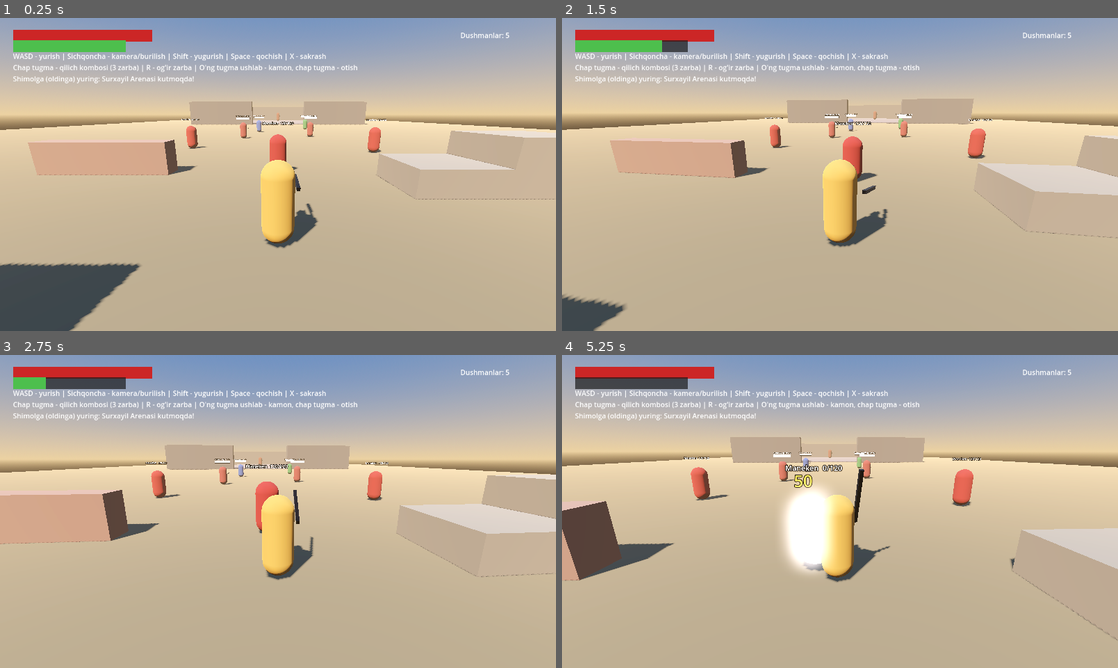
Above: before the commit, frames 1-4 (two rows, left to right).
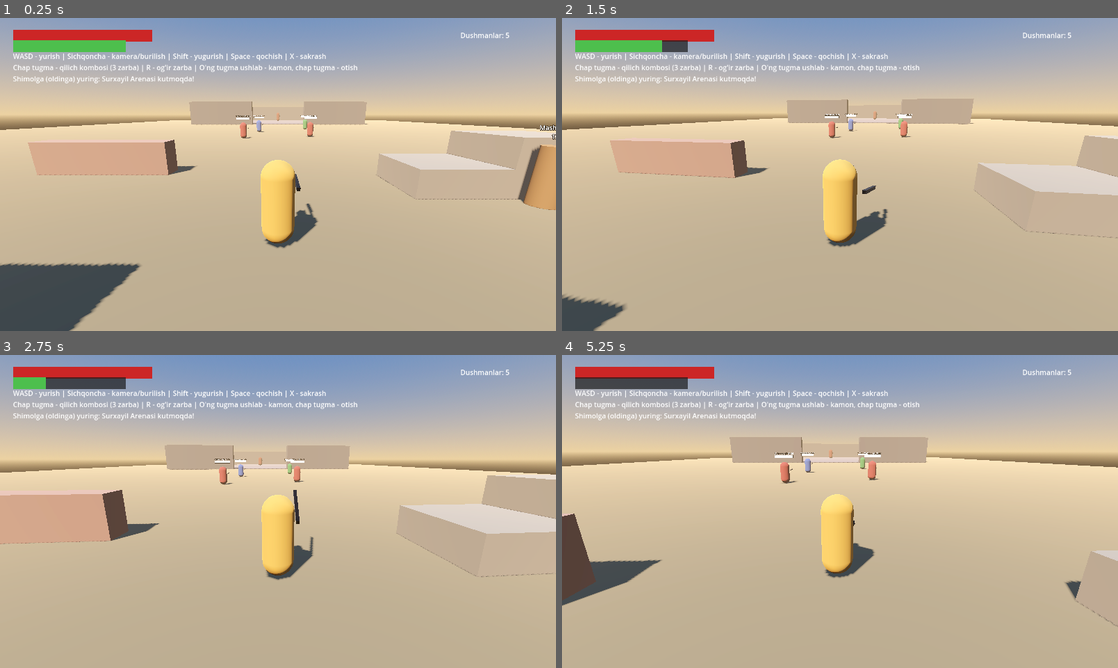
Above: after the commit, the same moments.

Repository: sardorergashev09uzb-commits/yangi
Game: Godot game, scene res://scenes/main.tscn
The game is run twice, just before and just after one commit, with the same random seed, the same clock (stepped at 60 frames per second) and the same inputs.
Inputs (mouse positions are in pixels of both pictures, inside the frame that each line leads up to):
- Up to frame 1 (0.25 s): no input
- Up to frame 2 (1.5 s): move the mouse to (867, 174) at 0.52 s; hold W (move_forward) from 0.53 s (still down); tap R (attack_heavy) at 0.6 s; click (867, 174) at 0.67 s; tap X (jump) at 0.77 s; move the mouse to (812, 174) at 1.27 s; right-click (812, 174) at 1.35 s; click (812, 174) at 1.42 s
- Up to frame 3 (2.75 s): keep holding W (move_forward); tap X (jump) at 1.52 s; tap R (attack_heavy) at 1.55, 2.1 s; move the mouse to (289, 505) at 2.02 s; click (289, 505) at 2.17 s
- Up to frame 4 (5.25 s): keep holding W (move_forward); move the mouse to (834, 517) at 2.77 s; click (834, 517) at 2.85 s; tap X (jump) at 3.02, 3.77, 4.52 s; tap R (attack_heavy) at 3.05, 3.8, 4.55, 5.1 s; move the mouse to (878, 514) at 3.52 s; tap Space (dodge) at 3.6 s; click (878, 514) at 3.67 s; move the mouse to (795, 508) at 4.27 s; tap Shift (sprint) at 4.35 s; click (795, 508) at 4.42 s; move the mouse to (845, 511) at 5.02 s; click (845, 511) at 5.17 s

The runs differ from the first frame. In frame 1, 1.8% of the frame differs, in the area x 32-100%, y 32-62%; in frame 2, 0.9%; in frame 3, 0.9%; in frame 4, 8.4%, in the area x 0-100%, y 26-92%.

Commit message:
Tuzatish: Maneken qayta jonlanishi to'xtatildi, o'limda qotib qolish bartaraf etildi, arena va dushmanlar qayta tiklanishi to'liq ishlandi

Diff:
--- a/scripts/autoload/fx.gd
+++ b/scripts/autoload/fx.gd
@@ -1,17 +1,22 @@
 extends Node
-## Umumiy effektlar: hit-stop (zarba paytida vaqtni sekinlatish).
+## Umumiy effektlar: hit-stop (zarba paytida vaqtni sekinlatish) va sonlar qalqishi.
 
 var _stopping := false
+
 
 func hit_stop(duration: float, slow := 0.05) -> void:
 	if _stopping:
 		return
 	_stopping = true
 	Engine.time_scale = slow
-	# 4-parametr: real vaqtda hisoblaydi (time_scale ta'sir qilmaydi)
 	await get_tree().create_timer(duration, true, false, true).timeout
 	Engine.time_scale = 1.0
 	_stopping = false
+
+
+func reset() -> void:
+	_stopping = false
+	Engine.time_scale = 1.0
 
 
 func popup(world_pos: Vector3, amount: float, color := Color(1.0, 0.9, 0.3)) -> void:
--- a/scripts/enemies/boss_surxayil.gd
+++ b/scripts/enemies/boss_surxayil.gd
@@ -116,7 +116,7 @@
 
 	_cooldown -= delta
 
-	if state == State.DEAD or state == State.DORMANT or _player == null:
+	if state == State.DEAD or state == State.DORMANT or _player == null or _player.state == Player.State.DEAD:
 		velocity.x = move_toward(velocity.x, 0.0, 20.0 * delta)
 		velocity.z = move_toward(velocity.z, 0.0, 20.0 * delta)
 		velocity.y -= gravity * delta
@@ -392,3 +392,21 @@
 	t.tween_property(_body, "rotation:x", -PI / 2.0, 0.8)
 	t.parallel().tween_property(_body, "position:y", 0.5, 0.8)
 	t.parallel().tween_property(_weapon_pivot, "position:y", 0.4, 0.8)
+
+
+func reset_boss(spawn_pos: Vector3) -> void:
+	if state == State.DEAD:
+		return
+	global_position = spawn_pos
+	velocity = Vector3.ZERO
+	health = max_health
+	phase = 1
+	state = State.DORMANT
+	_timer = 0.0
+	_cooldown = 1.0
+	_body.rotation = Vector3.ZERO
+	_body.scale = Vector3.ONE
+	_body.position.y = 1.6
+	_weapon_pivot.rotation_degrees = Vector3.ZERO
+	_mat.emission_energy_multiplier = 0.0
+	_weapon_mat.emission_energy_multiplier = 0.0
--- a/scripts/enemies/enemy.gd
+++ b/scripts/enemies/enemy.gd
@@ -122,7 +122,12 @@
 		_player = get_tree().get_first_node_in_group("player") as Player
 	_cooldown -= delta
 
-	if state == State.DEAD or _player == null:
+	var player_alive := _player != null and _player.state != Player.State.DEAD
+
+	if state == State.DEAD or _player == null or not player_alive:
+		_release_token()
+		if state != State.DEAD and state != State.IDLE:
+			state = State.IDLE
 		velocity.x = move_toward(velocity.x, 0.0, 20.0 * delta)
 		velocity.z = move_toward(velocity.z, 0.0, 20.0 * delta)
 		velocity.y -= gravity * delta
@@ -133,7 +138,6 @@
 	to_player.y = 0.0
 	var dist := to_player.length()
 	var dir := to_player / dist if dist > 0.01 else Vector3.ZERO
-	var player_alive := _player.state != Player.State.DEAD
 
 	match state:
 		State.IDLE:
@@ -382,3 +386,14 @@
 	died.emit(self)
 	await get_tree().create_timer(3.0).timeout
 	queue_free()
+
+
+func reset_to_spawn(spawn_pos: Vector3) -> void:
+	if state == State.DEAD:
+		return
+	global_position = spawn_pos
+	velocity = Vector3.ZERO
+	health = max_health
+	state = State.IDLE
+	_release_token()
+	_update_label()
--- a/scripts/player/camera_rig.gd
+++ b/scripts/player/camera_rig.gd
@@ -47,6 +47,10 @@
 		var k := mouse_sensitivity * (0.7 if aiming else 1.0)
 		yaw -= event.relative.x * k
 		pitch = clampf(pitch - event.relative.y * k, min_pitch, max_pitch)
+	elif event is InputEventMouseButton and event.pressed:
+		# Sichqoncha bosilganda avtomatik kursor o'yinga bog'lanadi (qotib qolmaslik uchun)
+		if Input.mouse_mode != Input.MOUSE_MODE_CAPTURED:
+			Input.mouse_mode = Input.MOUSE_MODE_CAPTURED
 	elif event.is_action_pressed("pause"):
 		if Input.mouse_mode == Input.MOUSE_MODE_CAPTURED:
 			Input.mouse_mode = Input.MOUSE_MODE_VISIBLE
--- a/scripts/player/player.gd
+++ b/scripts/player/player.gd
@@ -367,12 +367,15 @@
 
 func _die() -> void:
 	state = State.DEAD
+	Engine.time_scale = 1.0
+	FX.reset()
 	aiming = false
 	rig.aiming = false
 	model.visible = true
 	model.rotation.x = -PI / 2.0
 	died.emit()
-	await get_tree().create_timer(2.5).timeout
+	# ignore_time_scale = true: sekinlashish yoki time_scale ta'sirida qotib qolmasligini ta'minlaydi
+	await get_tree().create_timer(1.8, true, false, true).timeout
 	global_position = _spawn
 	velocity = Vector3.ZERO
 	model.rotation.x = 0.0
--- a/scripts/ui/hud.gd
+++ b/scripts/ui/hud.gd
@@ -39,11 +39,12 @@
 	_charge_bar.visible = false
 
 	_death_label = Label.new()
-	_death_label.text = "Alpamish yiqildi..."
-	_death_label.add_theme_font_size_override("font_size", 48)
-	_death_label.add_theme_color_override("font_color", Color(0.8, 0.1, 0.1))
-	_death_label.set_anchors_preset(Control.PRESET_CENTER)
-	_death_label.position += Vector2(-200, -30)
+	_death_label.text = "ALPAMISH YIQILDI\nQayta tiklanmoqda..."
+	_death_label.horizontal_alignment = HORIZONTAL_ALIGNMENT_CENTER
+	_death_label.vertical_alignment = VERTICAL_ALIGNMENT_CENTER
+	_death_label.add_theme_font_size_override("font_size", 44)
+	_death_label.add_theme_color_override("font_color", Color(1.0, 0.2, 0.2))
+	_death_label.set_anchors_preset(Control.PRESET_FULL_RECT)
 	_death_label.visible = false
 	add_child(_death_label)
 
--- a/scripts/world/arena.gd
+++ b/scripts/world/arena.gd
@@ -4,11 +4,13 @@
 var _boss: BossSurxayil
 var _arena_gate: StaticBody3D
 var _fight_started := false
+var _boss_spawn := Vector3(0, 0, -90)
+var _enemy_spawns: Array[Dictionary] = []
 
 
 func _ready() -> void:
 	_build_environment()
-	# Asosiy maydon yeri (kengaytirildi)
+	# Asosiy maydon yeri
 	_box(Vector3(0, -0.5, -35), Vector3(100, 1, 150), Color(0.45, 0.38, 0.28))
 
 	# Mashg'ulot to'siqlari va rampasi
@@ -18,17 +20,16 @@
 	var ramp := _box(Vector3(-6, 0.9, 6), Vector3(5, 0.5, 8), Color(0.5, 0.5, 0.45))
 	ramp.rotation_degrees.x = 15
 
-	# Mashg'ulot manekenlari
-	for p in [Vector3(0, 0, -6), Vector3(7, 0, -12), Vector3(-7, 0, -14)]:
-		var d := Dummy.new()
-		d.position = p
-		add_child(d)
+	# Mashg'ulot yog'ochi (burchakda, dushmanga xalaqit bermaydi)
+	var dummy := Dummy.new()
+	dummy.position = Vector3(8, 0, -2)
+	add_child(dummy)
 
 	# Qalmoq soqchilari (yo'l bo'yida)
-	_enemy(Enemy.Kind.SWORD, Vector3(-4, 0, -22))
-	_enemy(Enemy.Kind.SWORD, Vector3(4, 0, -24))
-	_enemy(Enemy.Kind.SPEAR, Vector3(-3, 0, -32))
-	_enemy(Enemy.Kind.ARCHER, Vector3(5, 0, -38))
+	_spawn_enemy(Enemy.Kind.SWORD, Vector3(-4, 0, -22))
+	_spawn_enemy(Enemy.Kind.SWORD, Vector3(4, 0, -24))
+	_spawn_enemy(Enemy.Kind.SPEAR, Vector3(-3, 0, -32))
+	_spawn_enemy(Enemy.Kind.ARCHER, Vector3(5, 0, -38))
 
 	# Sinov tuzog'i
 	var trap := Trap.new()
@@ -38,6 +39,50 @@
 	# Surxayil Boss Arenasi (Shimolda, Z = -60 dan -105 gacha)
 	_build_boss_arena()
 
+	# O'yinchi qayta tirilganda arenani tiklash ulanishi
+	_connect_player_respawn.call_deferred()
+
+
+func _connect_player_respawn() -> void:
+	var player := get_tree().get_first_node_in_group("player") as Player
+	if player:
+		player.respawned.connect(_on_player_respawned)
+
+
+func _on_player_respawned() -> void:
+	_fight_started = false
+
+	# Arenadagi darvoza ochiladi
+	if _arena_gate:
+		var t := create_tween()
+		t.tween_property(_arena_gate, "position:y", -6.0, 0.5)
+
+	# Boss tirik bo'lsa, asl joyiga qaytarilib, uxlash holatiga o'tkaziladi
+	if _boss and is_instance_valid(_boss):
+		_boss.reset_boss(_boss_spawn)
+
+	# Tirik qolgan dushmanlar o'z joylariga qaytadi (o'lganlari qayta tug'ilmaydi!)
+	for item in _enemy_spawns:
+		var e: Enemy = item.node
+		if is_instance_valid(e) and not e.is_queued_for_deletion():
+			e.reset_to_spawn(item.pos)
+
+	# Maydondagi eski to'lqin yoki otilgan o'qlarni tozalash
+	for s in get_tree().get_nodes_in_group("projectiles"):
+		if is_instance_valid(s):
+			s.queue_free()
+	for child in get_children():
+		if child is Shockwave:
+			child.queue_free()
+
+
+func _spawn_enemy(kind: Enemy.Kind, pos: Vector3) -> void:
+	var e := Enemy.new()
+	e.kind = kind
+	e.position = pos
+	add_child(e)
+	_enemy_spawns.append({"node": e, "pos": pos})
+
 
 func _build_boss_arena() -> void:
 	var arena_center := Vector3(0, 0, -82)
@@ -45,25 +90,26 @@
 	_box(arena_center + Vector3(0, 0.05, 0), Vector3(46, 0.3, 46), Color(0.32, 0.3, 0.35))
 
 	# Atrof tosh devorlari
-	_box(arena_center + Vector3(0, 3, -23), Vector3(46, 6, 2), Color(0.25, 0.24, 0.28)) # Shimoliy devor
-	_box(arena_center + Vector3(-23, 3, 0), Vector3(2, 6, 46), Color(0.25, 0.24, 0.28)) # G'arbiy devor
-	_box(arena_center + Vector3(23, 3, 0), Vector3(2, 6, 46), Color(0.25, 0.24, 0.28))  # Sharqiy devor
-
-	# Janubiy kirish devori (ikki yonida devor, o'rtada darvoza)
+	_box(arena_center + Vector3(0, 3, -23), Vector3(46, 6, 2), Color(0.25, 0.24, 0.28))
+	_box(arena_center + Vector3(-23, 3, 0), Vector3(2, 6, 46), Color(0.25, 0.24, 0.28))
+	_box(arena_center + Vector3(23, 3, 0), Vector3(2, 6, 46), Color(0.25, 0.24, 0.28))
+
+	# Janubiy kirish devori
 	_box(arena_center + Vector3(-15, 3, 23), Vector3(16, 6, 2), Color(0.25, 0.24, 0.28))
 	_box(arena_center + Vector3(15, 3, 23), Vector3(16, 6, 2), Color(0.25, 0.24, 0.28))
 
-	# Arena ustunlari (to'rt burchakda va ichkarida)
+	# Arena ustunlari
 	for ox in [-14.0, 14.0]:
 		for oz in [-14.0, 14.0]:
 			_pillar(arena_center + Vector3(ox, 0, oz))
 
-	# Darvoza (jang boshlanganda yopiladi)
+	# Darvoza
 	_arena_gate = _box(arena_center + Vector3(0, -6, 23), Vector3(14, 6, 1.5), Color(0.18, 0.12, 0.1))
 
 	# Surxayil Alp bossi
+	_boss_spawn = arena_center + Vector3(0, 0, -8)
 	_boss = BossSurxayil.new()
-	_boss.position = arena_center + Vector3(0, 0, -8)
+	_boss.position = _boss_spawn
 	add_child(_boss)
 	_boss.boss_defeated.connect(_on_boss_defeated)
 
@@ -82,7 +128,7 @@
 
 
 func _on_player_entered_arena(body: Node3D) -> void:
-	if _fight_started or not body is Player:
+	if _fight_started or not body is Player or (_boss and _boss.state == BossSurxayil.State.DEAD):
 		return
 	_fight_started = true
 	_boss.activate()
@@ -93,7 +139,6 @@
 
 
 func _on_boss_defeated() -> void:
-	# Darvoza ochiladi
 	var t := create_tween()
 	t.tween_property(_arena_gate, "position:y", -6.0, 1.2)
 
@@ -122,13 +167,6 @@
 	col.position.y = 3.0
 	body.add_child(col)
 	add_child(body)
-
-
-func _enemy(kind: Enemy.Kind, pos: Vector3) -> void:
-	var e := Enemy.new()
-	e.kind = kind
-	e.position = pos
-	add_child(e)
 
 
 func _build_environment() -> void:
--- a/scripts/world/dummy.gd
+++ b/scripts/world/dummy.gd
@@ -1,6 +1,7 @@
 class_name Dummy
 extends StaticBody3D
-## Maneken: zarbani qabul qiladi, zarar raqamini ko'rsatadi, yiqiladi va qayta tiklanadi.
+## Mashq yog'ochi: zarbani sinash uchun yog'och nishon.
+## Dushmandan farqlanadi: jonsiz yog'och rangida, o'ldirilsa qayta jonlanmaydi.
 
 @export var max_health := 120.0
 
@@ -17,31 +18,37 @@
 	collision_mask = 0
 	add_to_group("hurtable")
 
+	# Yog'och ko'rinishi (dushmanga o'xshamaydi)
 	_mat = StandardMaterial3D.new()
-	_mat.albedo_color = Color(0.6, 0.15, 0.15)
+	_mat.albedo_color = Color(0.52, 0.36, 0.22)
+	_mat.roughness = 0.8
+	_mat.emission_enabled = true
 	_mat.emission = Color.WHITE
 	_mat.emission_energy_multiplier = 0.0
-	_mat.emission_enabled = true
-	var capsule := CapsuleMesh.new()
-	capsule.radius = 0.4
-	capsule.height = 1.8
-	capsule.material = _mat
+
+	var cyl := CylinderMesh.new()
+	cyl.top_radius = 0.35
+	cyl.bottom_radius = 0.35
+	cyl.height = 1.8
+	cyl.material = _mat
+
 	_mesh = MeshInstance3D.new()
-	_mesh.mesh = capsule
+	_mesh.mesh = cyl
 	_mesh.position.y = 0.9
 	add_child(_mesh)
 
 	var col := CollisionShape3D.new()
-	var shape := CapsuleShape3D.new()
-	shape.radius = 0.4
+	var shape := CylinderShape3D.new()
+	shape.radius = 0.35
 	shape.height = 1.8
 	col.shape = shape
 	col.position.y = 0.9
 	add_child(col)
 
 	_label = Label3D.new()
-	_label.position.y = 2.3
+	_label.position.y = 2.2
 	_label.billboard = BaseMaterial3D.BILLBOARD_ENABLED
+	_label.font_size = 36
 	add_child(_label)
 	_update_label()
 
@@ -52,29 +59,35 @@
 	health = maxf(health - amount, 0.0)
 	_update_label()
 	_popup(amount)
-	_mat.emission_energy_multiplier = 2.5
-	create_tween().tween_property(_mat, "emission_energy_multiplier", 0.0, 0.2)
-	_mesh.scale = Vector3(1.2, 0.85, 1.2)
-	create_tween().tween_property(_mesh, "scale", Vector3.ONE, 0.18)
+	_mat.emission_energy_multiplier = 2.0
+	create_tween().tween_property(_mat, "emission_energy_multiplier", 0.0, 0.15)
+	_mesh.scale = Vector3(1.15, 0.9, 1.15)
+	create_tween().tween_property(_mesh, "scale", Vector3.ONE, 0.15)
 	if health <= 0.0:
 		_die()
 
 
 func _die() -> void:
 	collision_layer = 0
+	remove_from_group("hurtable")
+	_label.visible = false
 	var t := create_tween()
 	t.tween_property(_mesh, "rotation:x", -PI / 2.0, 0.3)
-	t.parallel().tween_property(_mesh, "position:y", 0.4, 0.3)
-	await get_tree().create_timer(3.0).timeout
-	_mesh.rotation.x = 0.0
-	_mesh.position.y = 0.9
+	t.parallel().tween_property(_mesh, "position:y", 0.2, 0.3)
+
+
+func reset_dummy() -> void:
 	health = max_health
 	collision_layer = 1 << 2
+	add_to_group("hurtable")
+	_mesh.rotation = Vector3.ZERO
+	_mesh.position.y = 0.9
+	_label.visible = true
 	_update_label()
 
 
 func _update_label() -> void:
-	_label.text = "Maneken  %d/%d" % [int(health), int(max_health)]
+	_label.text = "Mashq yog'ochi\n%d/%d" % [int(health), int(max_health)]
 
 
 func _popup(amount: float) -> void:
--- a/tests/combat_test.gd
+++ b/tests/combat_test.gd
@@ -15,7 +15,7 @@
 	print("dummy at ", dummy.position, " hp ", dummy.health)
 
 	# 1) Qilich: kombo
-	player.global_position = Vector3(0, 0.1, -4.3)
+	player.global_position = Vector3(8, 0.1, -0.4)
 	await _frames(5)
 	player.rig.yaw = 0.0
 	var hp0 := dummy.health
@@ -29,8 +29,9 @@
 
 	# 2) Kamon
 	await _frames(60)
+	dummy.reset_dummy()
 	var hp1 := dummy.health
-	player.global_position = Vector3(0, 0.1, 0)
+	player.global_position = Vector3(8, 0.1, 7.0)
 	player.rig.pitch = 0.0
 	Input.action_press("aim")
 	await _frames(6)
